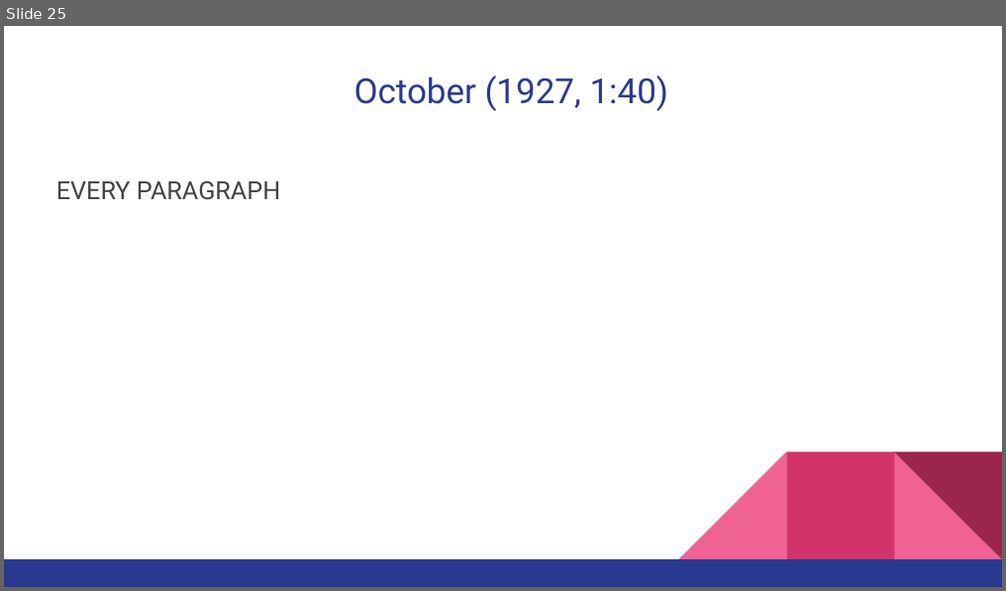
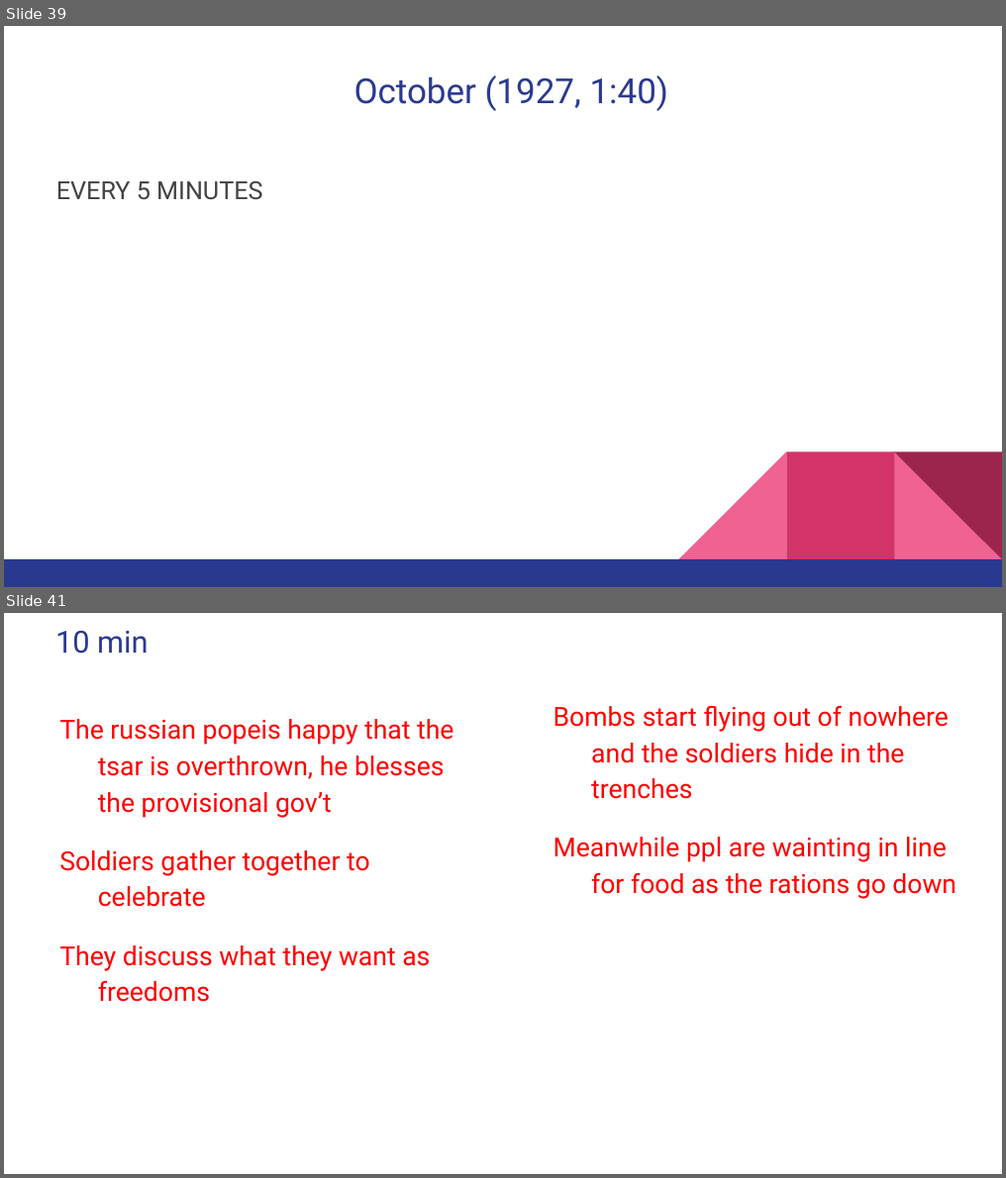
Before and after one commit to MichaelOdumosu57/Spring_2017, a slide deck: Spring 2017 Semester/Music or Arts/ARUS HW/9 ARUS HW/ARUS 280 HW#9 notes.pptx. Shown one above the other, each under a label of ours: slide 25 before the commit, slides 39 and 41 after it; the slides between them are not shown. The pictures are 1006x591 and 1006x1178 pixels, drawn with LibreOffice and Linux fonts; fonts in the diff are those of the drawing. Boxes give left, top, right and bottom in pixels: in the first picture for what was removed or moved away, otherwise in the second. Text is boxed around its words. In the diff, an @@ line names an element or a change of style, - is before the commit and + after.

```diff
--- a/Spring 2017 Semester/Music or Arts/ARUS HW/9 ARUS HW/ARUS 280 HW#9 notes.pptx
+++ b/Spring 2017 Semester/Music or Arts/ARUS HW/9 ARUS HW/ARUS 280 HW#9 notes.pptx
@@ slide 41 added at (x1=4, y1=613, x2=1002, y2=1174), background #FFFFFF @@
@@ title added at (x1=55, y1=631, x2=148, y2=654), 22 pt, text #2A3990 @@
+10 min
@@ text added at (x1=59, y1=719, x2=453, y2=1002), 19 pt, text #FF0000 @@
+The russian popeis happy that the tsar is overthrown, he blesses the provisional gov’t
+Soldiers gather together to celebrate
+They discuss what they want as freedoms
@@ text added at (x1=553, y1=705, x2=956, y2=899), 19 pt, text #FF0000 @@
+Bombs start flying out of nowhere and the soldiers hide in the trenches
+Meanwhile ppl are wainting in line for food as the rations go down
@@ what was slide 25 is now slide 39 @@
@@ slide 39 changed as well @@
@@ text at (x1=56, y1=181, x2=262, y2=200): text changed @@
-EVERY PARAGRAPH
+EVERY 5 MINUTES
```
Also in this commit, not shown: 33 other slides added, 2 slides removed, 4 other files.
